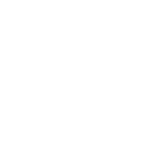
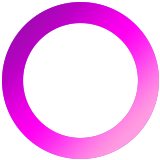
Revision of a layered 160px x 160px image; what changed, layer by layer:
added layer "Ellipse 1" above "Ice Circle" over 2, 2, 159, 159
